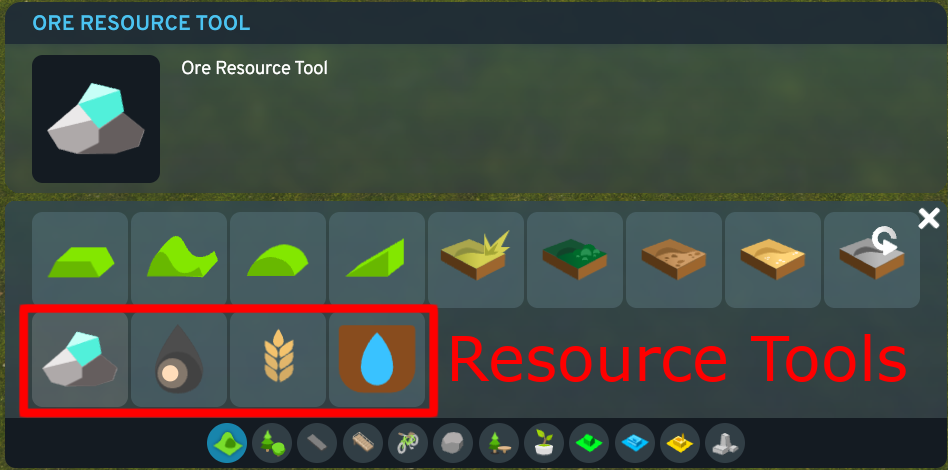
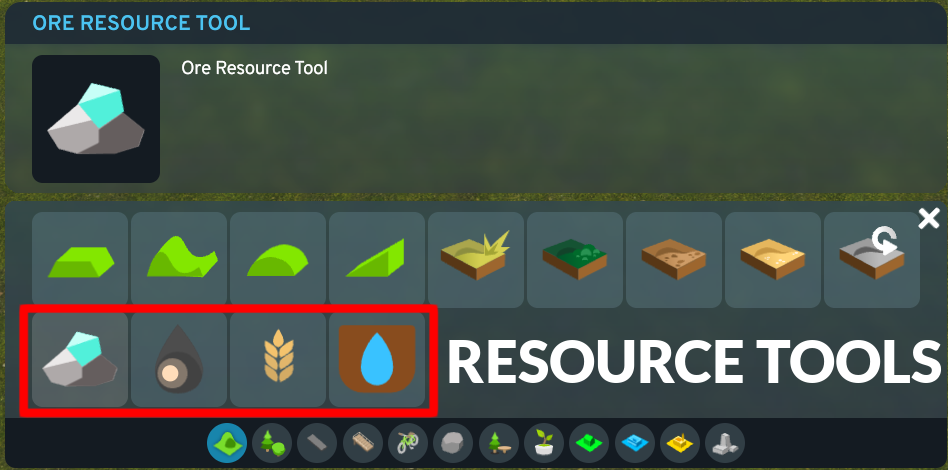
Revision of a layered 948x470 image; what changed, layer by layer:
renamed "Resource Tools" to "RESOURCE TOOLS", painted on it over (449, 334, 942, 383)
